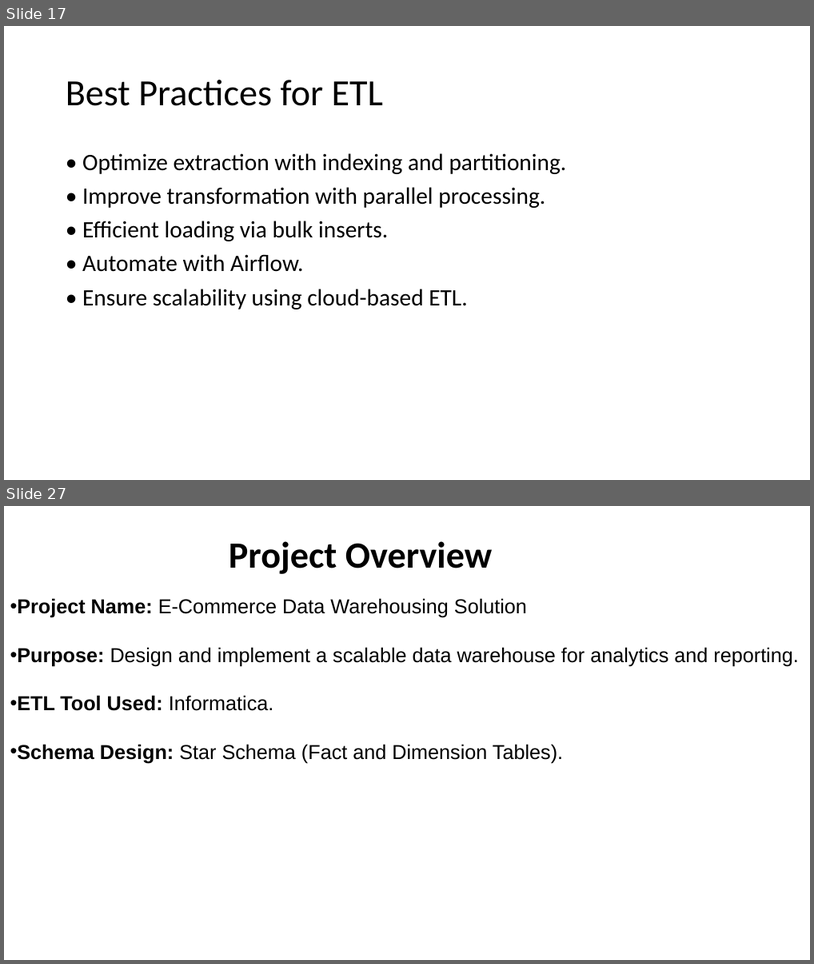
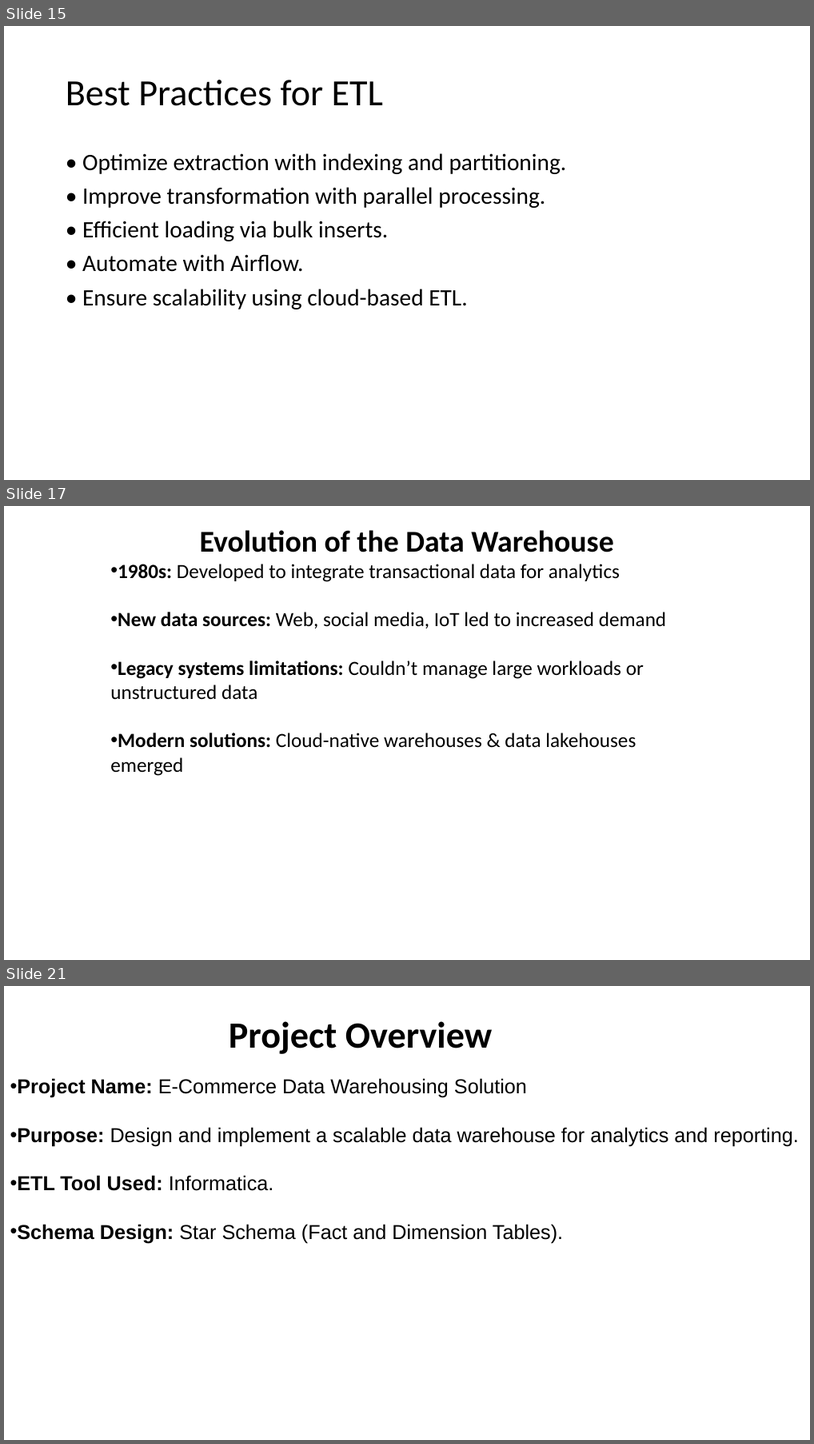
Before and after one commit to AbdulRahmanMohammedEid/E-commerce-Data-Warehouse, a slide deck: e commerce presentation.pptx. Shown one above the other, each under a label of ours: slides 17 and 27 before the commit, slides 15, 17 and 21 after it; the slides between them are not shown. The pictures are 814x964 and 814x1444 pixels, drawn with LibreOffice and Linux fonts; fonts in the diff are those of the drawing. Boxes give left, top, right and bottom in pixels: in the first picture for what was removed or moved away, otherwise in the second. Text is boxed around its words. In the diff, an @@ line names an element or a change of style, - is before the commit and + after.

```diff
--- a/e commerce presentation.pptx
+++ b/e commerce presentation.pptx
@@ slide 17 added at (4,506,810,960), background #FFFFFF @@
@@ text added at (110,530,666,776), 24 pt, text #000000 @@
+Evolution of the Data Warehouse
+• 1980s: Developed to integrate transactional data for analytics
+• New data sources: Web, social media, IoT led to increased demand
+• Legacy systems limitations: Couldn’t manage large workloads or unstructured data
+• Modern solutions: Cloud-native warehouses & data lakehouses emerged
@@ what was slide 17 is now slide 15 @@
@@ what was slide 27 is now slide 21 @@
```
Also in this commit, not shown: 2 slides changed, 6 other slides added, 13 slides removed.
